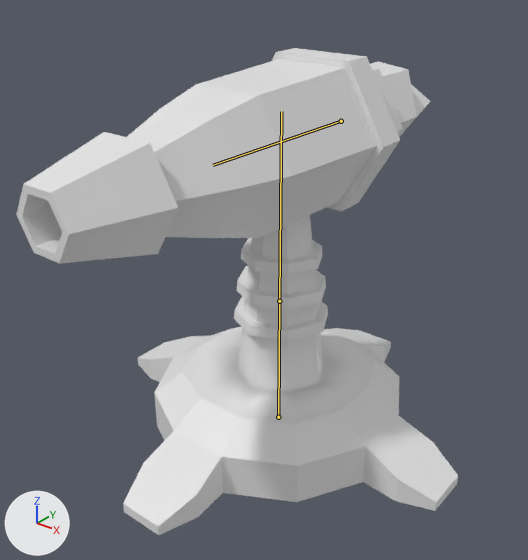
The FBX model Tower Defense/Assets/Art/3D/Turrets/Ice Ray turret.fbx as it was, and as the next commit left it.
The view is the same before and after, from a 50 mm lens placed at (0.411, -0.54, 0.501), pointed at (-0.042, 0.026, 0.15). Every picture has the same lights, and +X, +Y and +Z are marked at lower left. The bones that bend it are drawn over the model as lines.
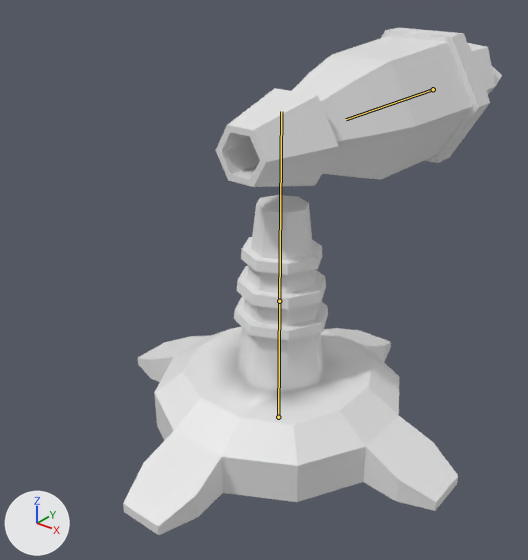
The newer file adds an action. The first version stands in its rest pose; the second is drawn at frame 1 of the action 'Armature.004|Flamethrower 2'.

Diff of the bpy script that builds the scene:
```diff
--- a/Tower Defense/Assets/Art/3D/Turrets/Ice Ray turret.fbx.py
+++ b/Tower Defense/Assets/Art/3D/Turrets/Ice Ray turret.fbx.py
@@ bone_animationbone_001 @@
 bone_animationbone_001 = bpy.data.objects['Armature.004'].pose.bones['AnimationBone.001']  # child of 'RotateBone.001'
-bone_animationbone_001.location = (0.0, 0.0, 0.0)
+bone_animationbone_001.location = (0.0, -0.2076, 0.0)
```

Changed parts and their boxes (x1, y1, x2, y2) in the pictures (528 x 560 px):
'Cylinder.004', posed (14% narrower): before (16, 48, 458, 535); after (123, 28, 502, 535)
bone 'AnimationBone.001', root to tip: before (341, 121) to (213, 165); after (433, 89) to (346, 119)
